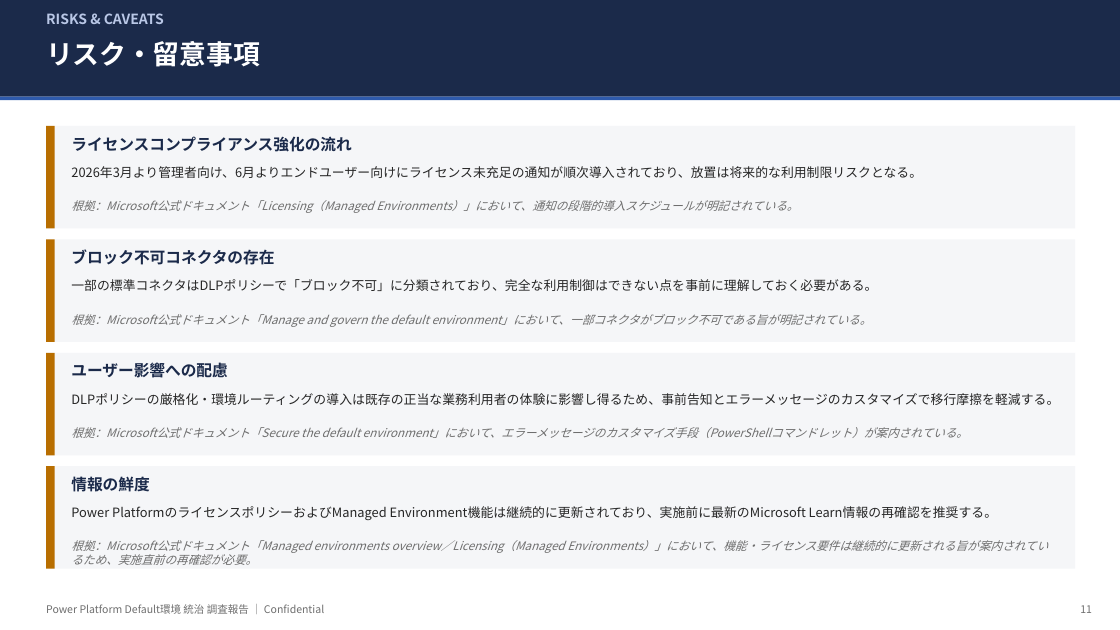
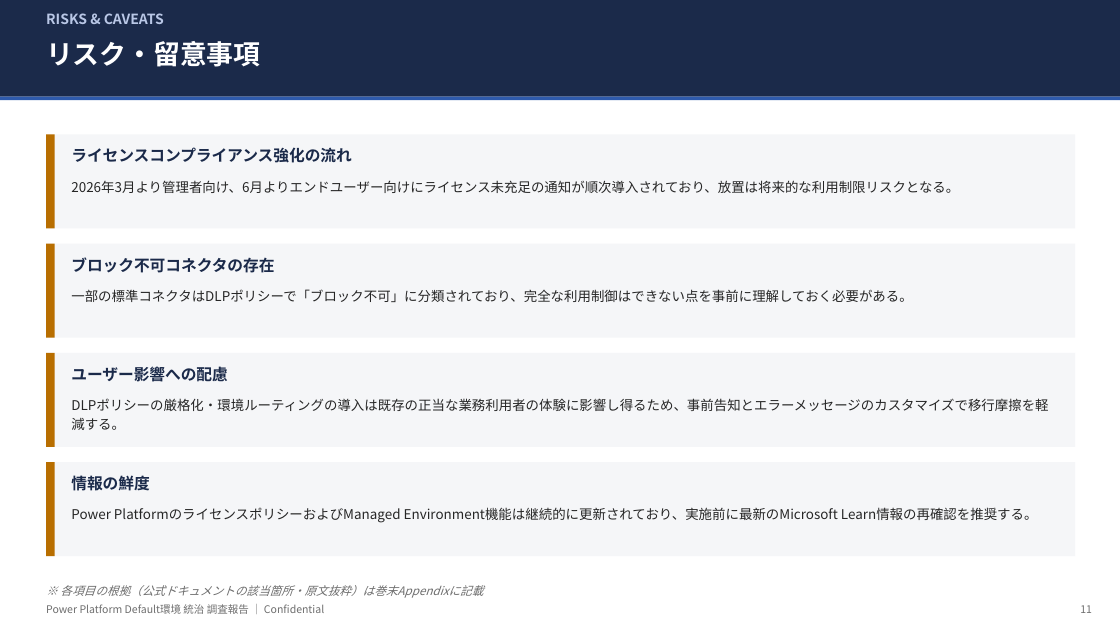
Before and after one commit to takuyanakamura881awc-beep/awc-naka881-repo, a slide deck: slide 11 of docs/PowerPlatform_DefaultEnv_Governance_Report.pptx. Drawn at 1120x630 pixels with LibreOffice and Linux fonts; fonts in the diff are those of the drawing. Boxes give left, top, right and bottom in pixels: in the first picture for what was removed or moved away, otherwise in the second. Text is boxed around its words. In the diff, an @@ line names an element or a change of style, - is before the commit and + after.

```diff
--- a/docs/PowerPlatform_DefaultEnv_Governance_Report.pptx
+++ b/docs/PowerPlatform_DefaultEnv_Governance_Report.pptx
@@ rectangle: place and size @@
-rectangle at [46,126,1075,229]
+rectangle at [46,134,1075,229]
@@ rectangle: place and size @@
-rectangle at [46,126,55,229]
+rectangle at [46,134,55,229]
@@ text "ライセンスコンプライアンス強化の流れ": place and size @@
-text "ライセンスコンプライアンス強化の流れ" at [71,136,352,152]
+text "ライセンスコンプライアンス強化の流れ" at [71,147,352,163]
@@ size 11 to 11.5 pt; line spacing 1.1 to 1.15 in 4 elements at [71,507,1038,523], [71,398,1048,430], [71,289,912,302], [71,180,959,193] @@
@@ text "2026年3月より管理者向け、6月よりエンドユーザー向けにライセンス未充足の通知が順次導入されており、放置は将来的な利用 ...": place and size @@
-text "2026年3月より管理者向け、6月よりエンドユーザー向けにライセンス未充足の通知が順次導入されており、放置は将来的な利用 ..." at [71,166,922,178]
+text "2026年3月より管理者向け、6月よりエンドユーザー向けにライセンス未充足の通知が順次導入されており、放置は将来的な利用 ..." at [71,180,959,193]
@@ text removed at [71,200,798,213] @@
-根拠：Microsoft公式ドキュメント「Licensing（Managed Environments）」において、通知の段階的導入スケジュールが明記されている。
@@ rectangle: place and size @@
-rectangle at [46,239,1075,342]
+rectangle at [46,244,1075,338]
@@ rectangle: place and size @@
-rectangle at [46,239,55,342]
+rectangle at [46,244,55,338]
@@ text "ブロック不可コネクタの存在": place and size @@
-text "ブロック不可コネクタの存在" at [71,249,274,265]
+text "ブロック不可コネクタの存在" at [71,257,274,273]
@@ text "一部の標準コネクタはDLPポリシーで「ブロック不可」に分類されており、完全な利用制御はできない点を事前に理解しておく必要 ...": place and size @@
-text "一部の標準コネクタはDLPポリシーで「ブロック不可」に分類されており、完全な利用制御はできない点を事前に理解しておく必要 ..." at [71,279,877,291]
+text "一部の標準コネクタはDLPポリシーで「ブロック不可」に分類されており、完全な利用制御はできない点を事前に理解しておく必要 ..." at [71,289,912,302]
@@ text removed at [71,314,872,327] @@
-根拠：Microsoft公式ドキュメント「Manage and govern the default environment」において、一部コネクタがブロック不可である旨が明記されている。
@@ rectangle: place and size @@
-rectangle at [46,353,1075,455]
+rectangle at [46,353,1075,447]
@@ rectangle: place and size @@
-rectangle at [46,353,55,455]
+rectangle at [46,353,55,447]
@@ text "ユーザー影響への配慮": place and size @@
-text "ユーザー影響への配慮" at [71,362,228,378]
+text "ユーザー影響への配慮" at [71,366,228,382]
@@ text removed at [71,427,968,438] @@
-根拠：Microsoft公式ドキュメント「Secure the default environment」において、エラーメッセージのカスタマイズ手段（PowerShellコマンドレット）が案内されている。
@@ rectangle: place and size @@
-rectangle at [46,466,1075,569]
+rectangle at [46,462,1075,556]
@@ rectangle: place and size @@
-rectangle at [46,466,55,569]
+rectangle at [46,462,55,556]
@@ text removed at [71,540,1048,565] @@
-根拠：Microsoft公式ドキュメント「Managed environments overview／Licensing（Managed Environments）」において、機能・ライセンス要件は継続的に更新される旨が案内されているため、実施直前の再確認が必要。
@@ text added at [60,585,483,598], 10 pt, text #6E6E6E, italic @@
+※ 各項目の根拠（公式ドキュメントの該当箇所・原文抜粋）は巻末Appendixに記載
```
Also in this commit, not shown: 7 other slides changed, 6 slides added, 1 slide removed.
